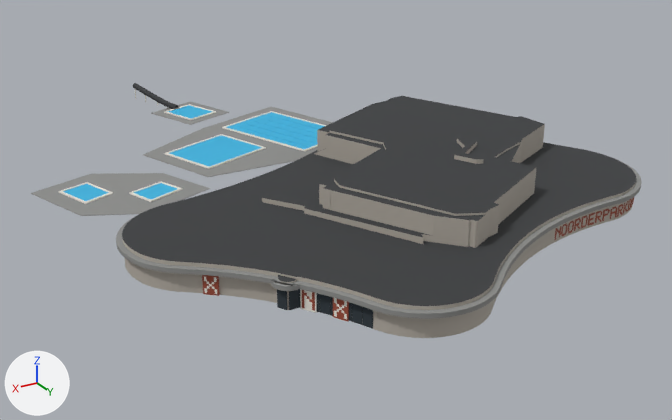
The glTF model public/canal-drive/models/noorderparkbad.glb, before and after one commit.
One viewpoint serves both versions: a camera (50 mm lens) standing at (87.2, 125.5, 68.2) and looking at (-2.1, -23.3, -6.3). Lighting does not change. The marker at lower left points along +X, +Y and +Z. The older version comes first. Where no turn or scale is listed for an object, it has been applied to the vertices. Vertices at exactly the same position are counted once.

Script lines for the objects in view, before the commit:
```python
me_noorderparkbad = bpy.data.meshes.new('noorderparkbad')
me_noorderparkbad.from_pydata(...)  # 3689 vertices, 7289 faces; spans x -51.0..51.0, y -68.3..68.3, z -5.5..5.5
# faces by material slot: [688, 769, 2840, 2160, 108, 556, 48, 120]
me_noorderparkbad.materials.append(mat_greybrick)  # grey #b4ada3
me_noorderparkbad.materials.append(mat_slate)  # dark grey #3a3c3e
me_noorderparkbad.materials.append(mat_concrete)  # grey #8e8f8d
me_noorderparkbad.materials.append(mat_red)  # brown #9a4a35
me_noorderparkbad.materials.append(mat_glass)  # dark blue #2c363d
me_noorderparkbad.materials.append(mat_white)  # white #ece8e0
me_noorderparkbad.materials.append(mat_dark)  # dark blue #303b43
me_noorderparkbad.materials.append(mat_blue)  # cyan #3cb4e0
ob_noorderparkbad = bpy.data.objects.new('noorderparkbad', me_noorderparkbad)
ob_noorderparkbad.location = (0.9, -31.0, 5.3)
```
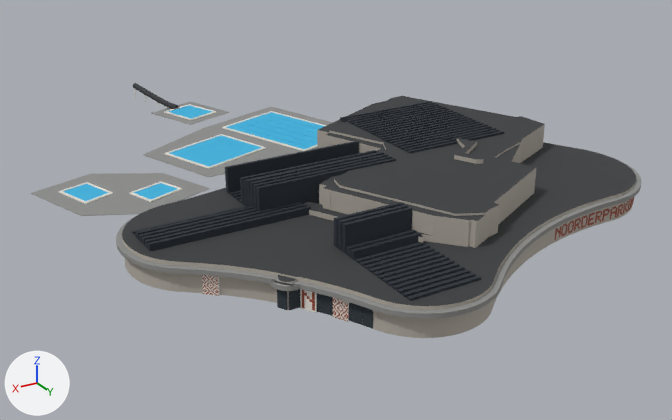
Changed parts and their boxes (x1, y1, x2, y2) in the pictures (672 x 420 px):
```json
{"part": 1, "of": "me_noorderparkbad", "change": "built on", "before": [204, 276, 347, 320], "after": [131, 101, 504, 322]}
```

Scene script edits in JSON lines:
```json
{"block": "me_noorderparkbad", "where": "# used by ob_noorderparkbad; location = (0.9, -31.0, 5.3)"}
{"op": "remove", "block": "me_noorderparkbad", "code": "me_noorderparkbad.from_pydata(...)  # 3689 vertices, 7289 faces; spans x -51.0..51.0, y -68.3..68.3, z -5.5..5.5"}
{"op": "add", "block": "me_noorderparkbad", "code": "me_noorderparkbad.from_pydata(...)  # 4945 vertices, 9545 faces; spans x -51.0..51.0, y -68.3..68.3, z -5.5..5.5"}
{"block": "me_noorderparkbad", "change": "me_noorderparkbad part 1: 24 vertices moved from x 24.2..25.3, y 54.2..56.1, z -5.0..-2.0 to x 24.1..25.4, y 54.0..56.3, z -3.9..-1.7; 116 vertices removed from x 24.2..38.6, y 37.9..56.1, z -5.0..-2.0; 1364 vertices added at x -31.1..43.9, y -0.1..63.4, z -5.3..5.2"}
{"block": "me_noorderparkbad", "change": "other edits to the shape of me_noorderparkbad do not show in these pictures"}
```
